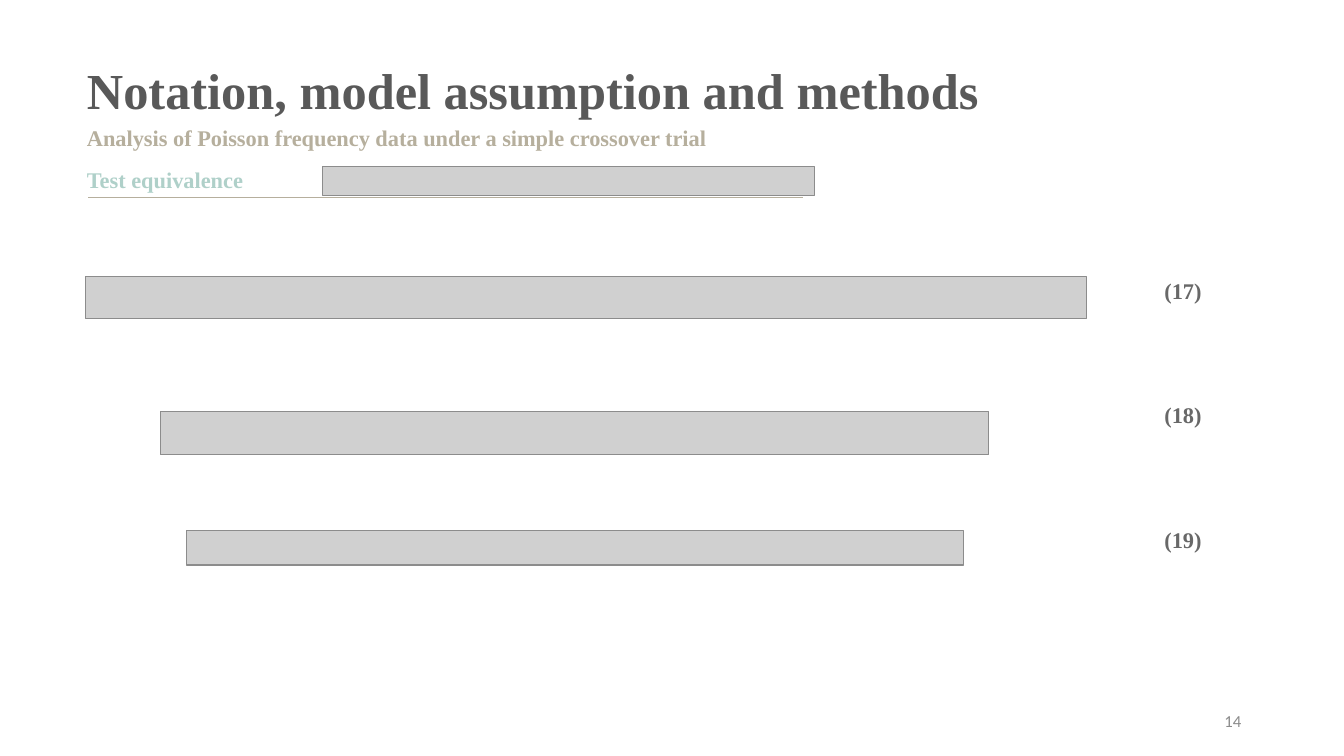
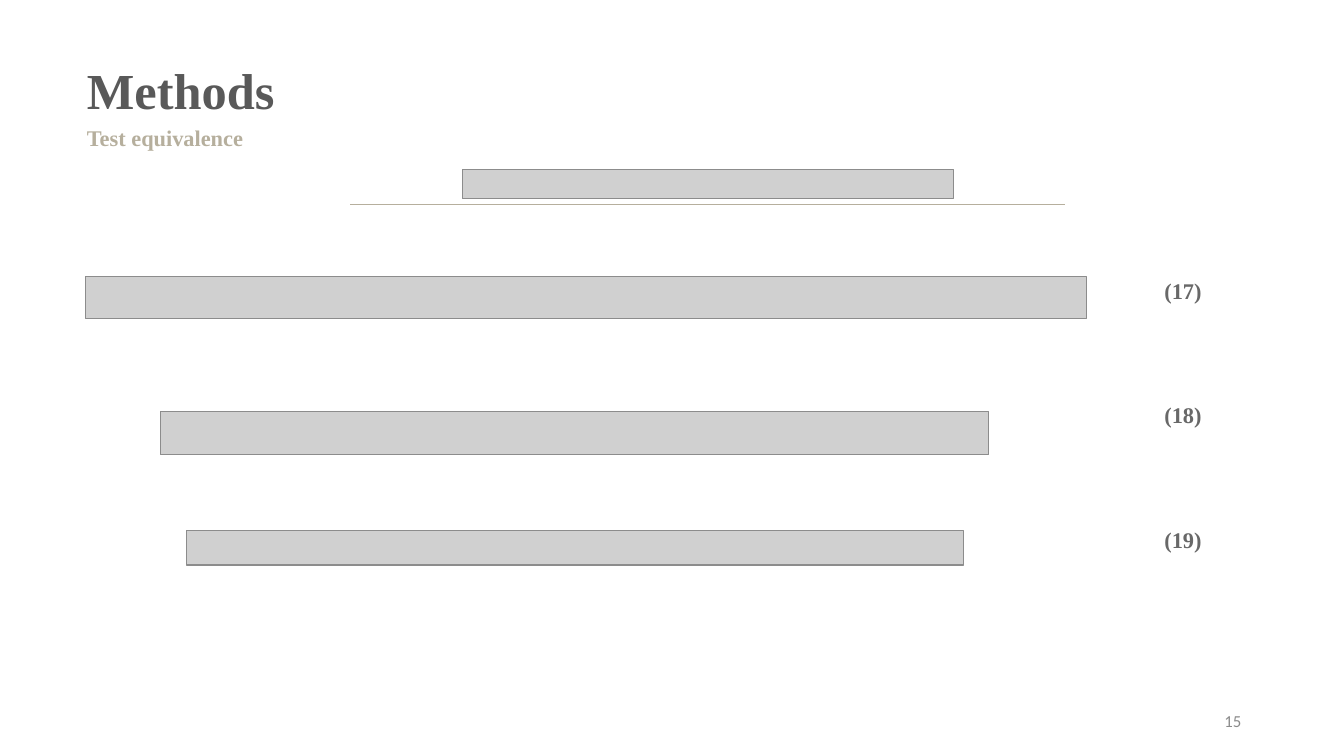
Before and after one commit to SharonLiu716/Study_CrossoverDesign, a slide deck: slide 16 of Seminar.pptx (slide 15 before the commit). Drawn at 1344x756 pixels with LibreOffice and Linux fonts; fonts in the diff are those of the drawing; grey boxes stand for pictures. Boxes give left, top, right and bottom in pixels: in the first picture for what was removed or moved away, otherwise in the second. Text is boxed around its words. In the diff, an @@ line names an element or a change of style, - is before the commit and + after.

```diff
--- a/Seminar.pptx
+++ b/Seminar.pptx
@@ text at (x1=87, y1=74, x2=274, y2=110): text changed @@
-Notation, model assumption and methods
+Methods
@@ text at (x1=87, y1=130, x2=243, y2=151): text changed @@
-Analysis of Poisson frequency data under a simple crossover trial
+Test equivalence
@@ text removed at (x1=87, y1=172, x2=243, y2=193) @@
-Test equivalence
@@ picture moved from (x1=323, y1=166, x2=815, y2=196) to (x1=462, y1=169, x2=954, y2=199) @@
@@ line moved from (89, 198) - (804, 198) to (351, 205) - (1066, 205) @@
@@ page number at (x1=1224, y1=716, x2=1241, y2=727): text changed @@
-14
+15
```
Also in this commit, not shown: 22 other slides changed, 7 slides added, 6 slides removed, 11 other files.
